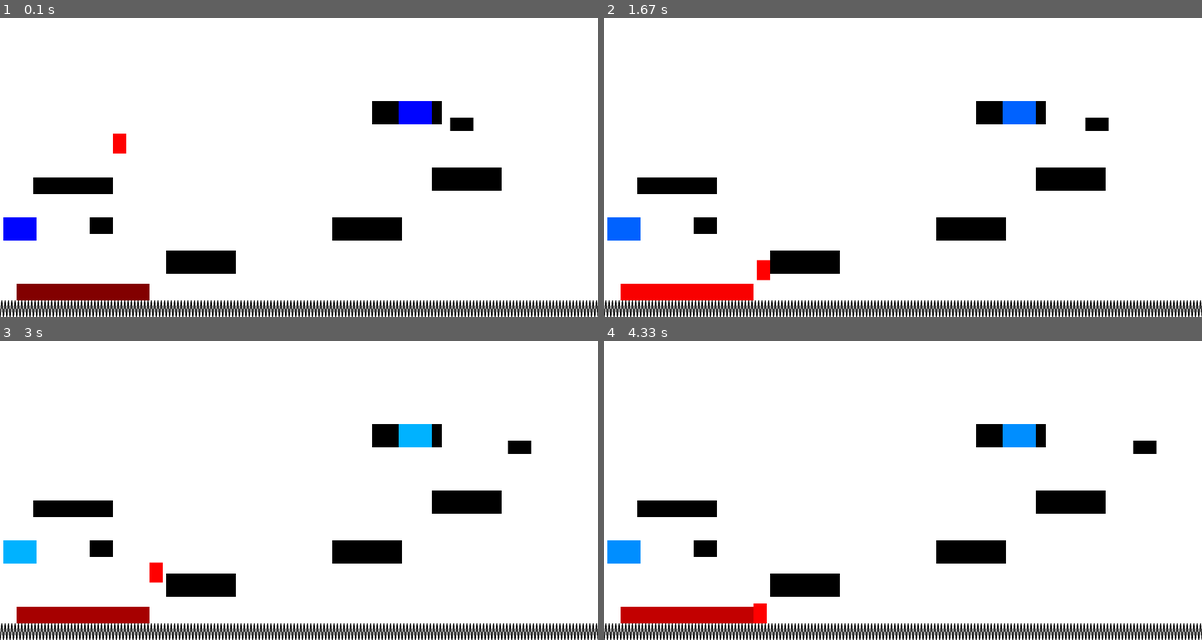
Above: before the commit, frames 1-4 (two rows, left to right).
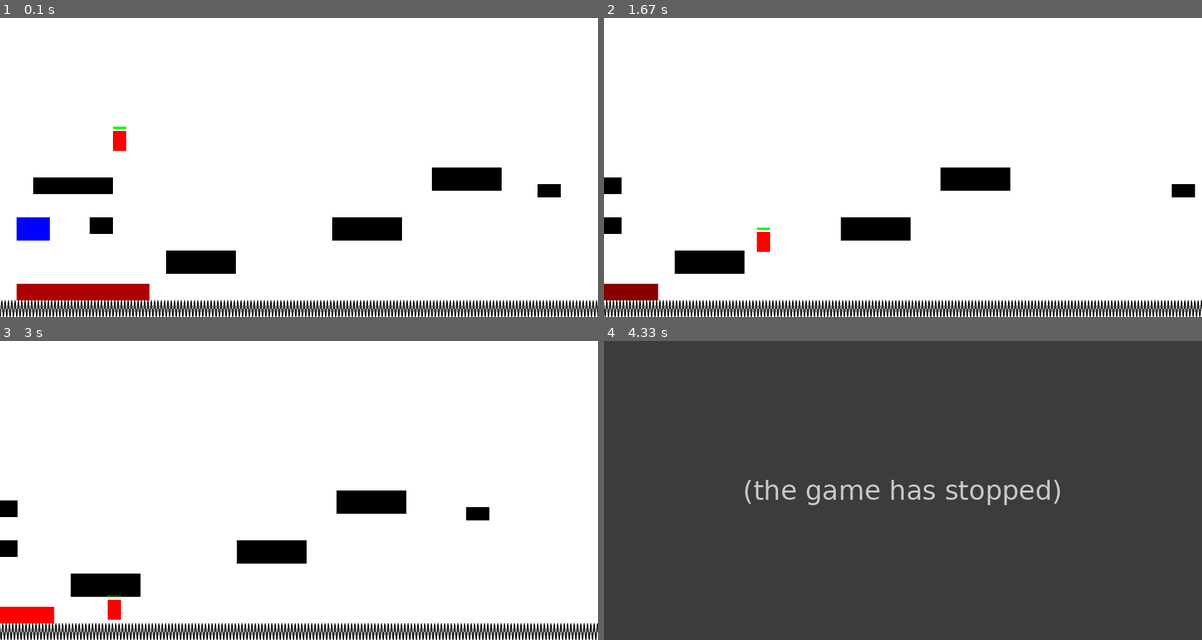
Above: after the commit, the same moments.

Repository: horstjens/Daniel-s-Pygame-Platformer
Game: pygame game, started from DanielScrollPlatformer.py
The game is run twice, just before and just after one commit, with the same random seed, the same clock (stepped at 60 frames per second) and the same inputs.
Inputs:
- Up to frame 1 (0.1 s): no input
- Up to frame 2 (1.67 s): hold Right 0.33-0.8 s; hold Up 0.83-1.13 s; hold Right 1.17-1.63 s
- Up to frame 3 (3 s): hold Left 1.67-2.2 s; hold Left 2.23-2.63 s; hold Up from 2.67 s (still down)
- Up to frame 4 (4.33 s): release Up at 3.03 s

The runs differ from the first frame. In frame 1, 2.9% of the frame differs, in the area x 0-94%, y 27-95%; in frame 2, 14%; in frame 3, 14%; in frame 4, 100%, in the area x 0-100%, y 0-100%.
After the commit the program exited at 3.1 s; later frames show no game.

Commit message:
Update DanielScrollPlatformer.py
Time based movement, Moving Platform has trouble with player

Diff:
--- a/DanielScrollPlatformer.py
+++ b/DanielScrollPlatformer.py
@@ -23,6 +23,8 @@
 RED      = ( 255,   0,   0)
 GREEN    = (   0, 255,   0)
 
+
+
 # Screen dimensions
 SCREEN_WIDTH  = 1800
 SCREEN_HEIGHT = 900
@@ -51,19 +53,23 @@
         # This could also be an image loaded from the disk.
         width = 40
         height = 60
+        self.hitpointsfull=1000.0
+        self.hitpoints=1000.0
         self.image = pygame.Surface([width, height])
         self.image.fill(RED)
+        self.travelplatform = False
 
         # Set a referance to the image rect.
         self.rect = self.image.get_rect()
 
-    def update(self):
+
+    def update(self, seconds):
         """ Move the player. """
         # Gravity
         self.calc_grav()
 
         # Move left/right
-        self.rect.x += self.change_x
+        self.rect.x += self.change_x*seconds
 
         # See if we hit anything
         block_hit_list = pygame.sprite.spritecollide(self, self.level.platform_list, False)
@@ -77,7 +83,7 @@
                 self.rect.left = block.rect.right
 
         # Move up/down
-        self.rect.y += self.change_y
+        self.rect.y += self.change_y*seconds
 
         # Check and see if we hit anything
         block_hit_list = pygame.sprite.spritecollide(self, self.level.platform_list, False)
@@ -86,6 +92,24 @@
             # Reset our position based on the top/bottom of the object.
             if self.change_y > 0:
                 self.rect.bottom = block.rect.top
+                #lava? is the current block where the player stands on made out of lava?
+                if self.level.lava_list.has(block):
+                    self.hitpoints-=2500*seconds # player looses one hitpoint
+                #spikes?  is the current block, where the player stands on made out of spikes?
+                if self.level.spike_list.has(block):
+                    self.hitpoints-=40000*seconds
+                #teleporter? is the current block ,where the playre stands on made out of active teleporters???
+                if self.level.teleporter_list.has(block):
+                    if block.target != None:
+                        #beam player to target teleporter
+                        self.rect.x= block.target.rect.x
+                        self.rect.y =block.target.rect.y-120  # above the target teleporter
+                if self.level.moving_list.has(block):
+                    self.rect.centerx = block.rect.centerx
+
+
+
+
             elif self.change_y < 0:
                 self.rect.top = block.rect.bottom
 
@@ -100,7 +124,7 @@
         if self.change_y == 0:
             self.change_y = 1
         else:
-            self.change_y += .35
+            self.change_y += 25.35
 
         # See if we are on the ground.
         if self.rect.y >= SCREEN_HEIGHT - self.rect.height and self.change_y >= 0:
@@ -119,20 +143,53 @@
 
         # If it is ok to jump, set our speed upwards
         if len(platform_hit_list) > 0 or self.rect.bottom >= SCREEN_HEIGHT:
-            self.change_y = -10
+            self.change_y = -1500
 
     # Player-controlled movement:
     def go_left(self):
         """ Called when the user hits the left arrow. """
-        self.change_x = -6
+        self.change_x = -1400
 
     def go_right(self):
         """ Called when the user hits the right arrow. """
-        self.change_x = 6
+        self.change_x = 1400
 
     def stop(self):
         """ Called when the user lets off the keyboard. """
-        self.change_x = 0
+        if not self.travelplatform:
+           self.change_x = 0
+
+
+class Lifebar(pygame.sprite.Sprite):
+    """shows a bar with the hitpoints of player sprite
+    """
+    def __init__(self, boss):
+            #self.groups = allgroup
+            self.boss = boss
+            #self._layer = self.boss._layer
+            pygame.sprite.Sprite.__init__(self)
+            self.oldpercent = 0
+            self.paint()
+
+
+    def paint(self):
+            self.image = pygame.Surface((self.boss.rect.width,7))
+            self.image.set_colorkey((0,0,0)) # black transparent
+            pygame.draw.rect(self.image, (0,255,0), (0,0,self.boss.rect.width,7),1)
+            self.rect = self.image.get_rect()
+
+    def update(self, time):
+            self.percent = self.boss.hitpoints / self.boss.hitpointsfull * 1.0
+            if self.percent != self.oldpercent:
+                self.paint() # important ! boss.rect.width may have changed (because rotating)
+                pygame.draw.rect(self.image, (0,0,0), (1,1,self.boss.rect.width-2,5)) # fill black
+                pygame.draw.rect(self.image, (0,255,0), (1,1,
+                                 int(self.boss.rect.width * self.percent),5),0) # fill green
+            self.oldpercent = self.percent
+            self.rect.centerx = self.boss.rect.centerx
+            self.rect.centery = self.boss.rect.centery - self.boss.rect.height /2 - 10
+            if self.boss.hitpoints < 1: #check if boss is still alive
+                self.kill() # kill the hitbar
 
 class Platform(pygame.sprite.Sprite):
     """ Platform the user can jump on """
@@ -145,6 +202,13 @@
 
         self.image = pygame.Surface([width, height])
         self.image.fill(BLACK)
+        self.change_x = 0
+        self.change_y = 0
+
+        self.boundary_top = 0
+        self.boundary_bottom = SCREEN_HEIGHT
+        self.boundary_left = 0
+        self.boundary_right = 0
 
         self.rect = self.image.get_rect()
 
@@ -183,7 +247,7 @@
 
         self.rect = self.image.get_rect()
 
-    def update(self):
+    def update(self, seconds):
         """ Paint the platform blue with color cycle. """
         self.image.fill((0,self.green,255))
         self.green+=self.deltagreen
@@ -205,26 +269,22 @@
 
         self.rect = self.image.get_rect()
 
-    def update(self):
+    def update(self, seconds):
         """ Paint the platform red. """
         self.image.fill((random.randint(128,255),0,0))
 
 
 class MovingPlatform(Platform):
     """ This is a fancier platform that can actually move. """
-    change_x = 0
-    change_y = 0
-
-    boundary_top = 0
-    boundary_bottom = 0
-    boundary_left = 0
-    boundary_right = 0
+
+
+
 
     player = None
 
     level = None
 
-    def update(self):
+    def update(self,seconds):
         """ Move the platform.
             If the player is in the way, it will shove the player
             out of the way. This does NOT handle what happens if a
@@ -233,44 +293,64 @@
             or add code to handle what happens if they don't. """
 
         # Move left/right
-        self.rect.x += self.change_x
+        self.rect.x += self.change_x*seconds
 
         # See if we hit the player
-        hit = pygame.sprite.collide_rect(self, self.player)
-        if hit:
+        #hit = pygame.sprite.collide_rect(self, self.player)
+        #self.player.travelplatform = False
+        #if hit:
+            #self.player.travelplatform = True
             # We did hit the player. Shove the player around and
             # assume he/she won't hit anything else.
 
             # If we are moving right, set our right side
             # to the left side of the item we hit
-            if self.change_x < 0:
-                self.player.rect.right = self.rect.left
-            else:
+        #    if self.change_x < 0:
+                #self.player.rect.right = self.rect.left
+                #self.player.rect.centerx = self.rect.centerx - self.change_x * seconds
+        #        self.player.change_x = self.change_x
+
+        #    else:
                 # Otherwise if we are moving left, do the opposite.
-                self.player.rect.left = self.rect.right
+                #self.player.rect.left = self.rect.right
+                #self.player.rect.centerx = self.rect.centerx + self.cange_x * seconds
+        #        self.player.change_x = self.change_x
+
 
         # Move up/down
-        self.rect.y += self.change_y
-
-        # Check and see if we the player
-        hit = pygame.sprite.collide_rect(self, self.player)
-        if hit:
+        self.rect.y += self.change_y*seconds
+
+        # Check and see if we hit the player
+        #hit = pygame.sprite.collide_rect(self, self.player)
+        #if hit:
             # We did hit the player. Shove the player around and
             # assume he/she won't hit anything else.
 
             # Reset our position based on the top/bottom of the object.
-            if self.change_y < 0:
-                self.player.rect.bottom = self.rect.top
-            else:
-                self.player.rect.top = self.rect.bottom
+        #    if self.change_y < 0:
+        #        self.player.rect.bottom = self.rect.top
+        #    else:
+        #        self.player.rect.top = self.rect.bottom
 
         # Check the boundaries and see if we need to reverse
         # direction.
-        if self.rect.bottom > self.boundary_bottom or self.rect.top < self.boundary_top:
+        if self.rect.bottom > self.boundary_bottom:
+            self.rect.bottom = self.boundary_bottom
             self.change_y *= -1
 
+        if self.rect.top < self.boundary_top:
+            self.rect.top = self.boundary_top
+            self.change_y *= -1
+        # world shift
         cur_pos = self.rect.x - self.level.world_shift
-        if cur_pos < self.boundary_left or cur_pos > self.boundary_right:
+
+        # left right boundary ?
+        if cur_pos < self.boundary_left:
+            cur_pos = self.boundary_left
+            self.change_x *= -1
+
+        if cur_pos > self.boundary_right:
+            cur_pos = self.boundary_right
             self.change_x *= -1
 
 class Level(object):
@@ -294,14 +374,19 @@
         """ Constructor. Pass in a handle to player. Needed for when moving
             platforms collide with the player. """
         self.platform_list = pygame.sprite.Group()
+        self.lava_list = pygame.sprite.Group()
+        self.spike_list = pygame.sprite.Group()
+        self.teleporter_list = pygame.sprite.Group()
         self.enemy_list = pygame.sprite.Group()
+        self.moving_list = pygame.sprite.Group()
         self.player = player
 
     # Update everythign on this level
-    def update(self):
+    def update(self, seconds):
         """ Update everything in this level."""
-        self.platform_list.update()
-        self.enemy_list.update()
+        self.seconds = seconds
+        self.platform_list.update(self.seconds)
+        self.enemy_list.update(self.seconds)
 
     def draw(self, screen):
         """ Draw everything on this level. """
@@ -337,14 +422,14 @@
         # Call the parent constructor
         Level.__init__(self, player)
 
-        self.level_limit = -1500
+        self.level_limit = -3000
 
         # Array with width, height, x, and y of platform
         level = [[210, 70, 500, 700],
                  [210, 70, 1000,600],
                  [210, 70, 1300, 450],
-                 [210, 70, 1120, 250],
                  [70, 50, 270, 600],
+                 [70, 50, 2100, 500],
                  [240, 50, 100, 480],
                  ]
 
@@ -363,43 +448,48 @@
         block.rect.y = 800
         block.player = self.player
         self.platform_list.add(block)
+        self.lava_list.add(block)
 
 
         #Now we add the SpikePlatform :D
-        block= SpikePlatform(2730,50)
+        block= SpikePlatform(4330,50)
         block.rect.x = 0
         block.rect.y =SCREEN_HEIGHT-50
         block.player = self.player
         self.platform_list.add(block)
-
-        #Now we add the 1st TeleporterPlatform :D
+        self.spike_list.add(block)
+
+        #Now we add the 1st active TeleporterPlatform :D
         tele1= TeleporterPlatform(100, 70)
-        tele1.rect.x = 10
+        tele1.rect.x = 50
         tele1.rect.y = 600
         tele1.player = self.player
         self.platform_list.add(tele1)
-
-        #Now we add the 2nd TeleporterPlatform :D
+        self.teleporter_list.add(tele1)
+
+        #Now we add the 1st passive TeleporterPlatform :D
         tele2= TeleporterPlatform(100, 70)
-        tele2.rect.x = 1200
+        tele2.rect.x = 2200
         tele2.rect.y = 250
         tele2.player = self.player
         self.platform_list.add(tele2)
+        self.teleporter_list.add(tele2)
 
         #Connect Teleporters
         tele1.target=tele2
-        tele2.target=tele1
+        #tele2.target=tele1
 
         # Add a custom moving platform
         block = MovingPlatform(70, 40)
-        block.rect.x = 1350
-        block.rect.y = 300
-        block.boundary_left = 1350
-        block.boundary_right = 1600
-        block.change_x = 1
+        block.rect.x = 1600
+        block.rect.y = 500
+        block.boundary_left = 1000
+        block.boundary_right = 2000
+        block.change_x = 700
         block.player = self.player
         block.level = self
         self.platform_list.add(block)
+        self.moving_list.add(block)
 
 
 # Create platforms for the level
@@ -526,15 +616,21 @@
     player.rect.x = 340
     player.rect.y = SCREEN_HEIGHT - player.rect.height-500
     active_sprite_list.add(player)
-
+    lifebar1=Lifebar (player)
+    active_sprite_list.add(lifebar1)
     #Loop until the user clicks the close button.
     done = False
 
     # Used to manage how fast the screen updates
     clock = pygame.time.Clock()
 
+    playtime = 0.00000
+    FPS= 1000
     # -------- Main Program Loop -----------
     while not done:
+        milliseconds = clock.tick(FPS) # milliseconds passed since last frame
+        seconds = milliseconds / 1000.0 # seconds passed since last frame (float)
+        playtime += seconds
         for event in pygame.event.get(): # User did something
             if event.type == pygame.QUIT: # If user clicked close
                 done = True # Flag that we are done so we exit this loop
@@ -554,10 +650,10 @@
                     player.stop()
 
         # Update the player.
-        active_sprite_list.update()
+        active_sprite_list.update(seconds)
 
         # Update items in the level
-        current_level.update()
+        current_level.update(seconds)
 
         # If the player gets near the right side, shift the world left (-x)
         if player.rect.right >= 500:
@@ -584,6 +680,10 @@
                 # You'll want to do something better.
                 done = True
 
+        #check if player is alive
+        if player.hitpoints<1:
+            done=True
+
         # ALL CODE TO DRAW SHOULD GO BELOW THIS COMMENT
         current_level.draw(screen)
         active_sprite_list.draw(screen)
@@ -595,6 +695,7 @@
 
         # Go ahead and update the screen with what we've drawn.
         pygame.display.flip()
+        pygame.display.set_caption("player1.hitpoints {} FPS: {:.2f}".format(player.hitpoints, clock.get_fps()))
 
     # Be IDLE friendly. If you forget this line, the program will 'hang'
     # on exit.
